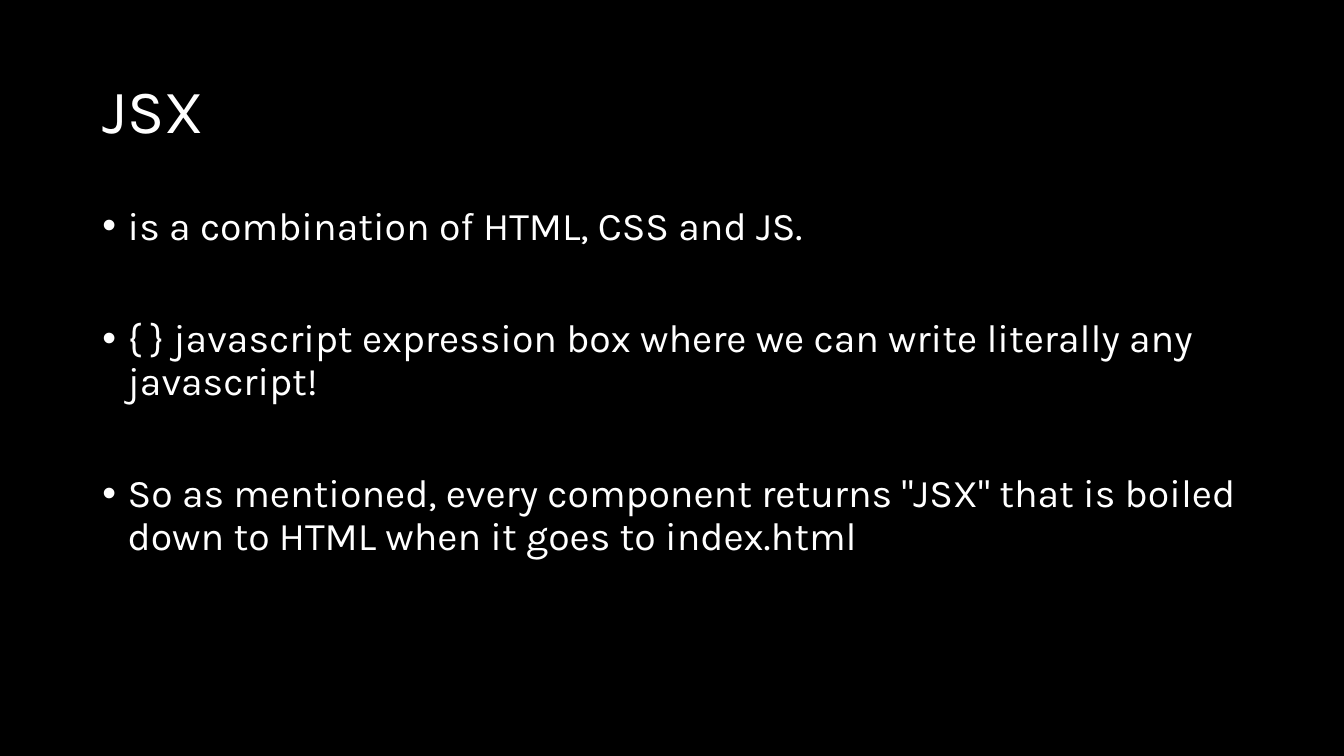
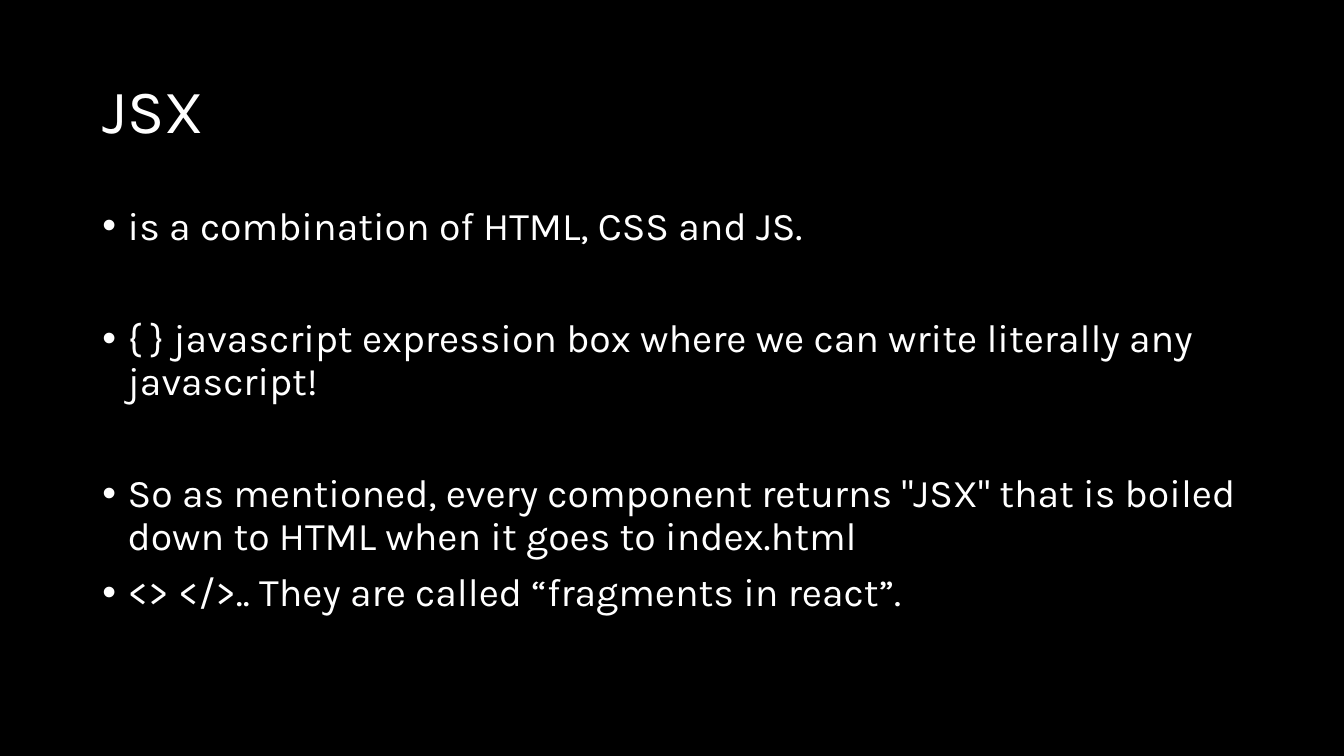
Before and after one commit to natiquekeyin/fall2025, a slide deck: slide 11 of JavaScript/Week10/Week10.pptx. Drawn at 1344x756 pixels with LibreOffice and Linux fonts; fonts in the diff are those of the drawing. Boxes give left, top, right and bottom in pixels: in the first picture for what was removed or moved away, otherwise in the second. Text is boxed around its words. In the diff, an @@ line names an element or a change of style, - is before the commit and + after.

Commit message:
ppt change

```diff
--- a/JavaScript/Week10/Week10.pptx
+++ b/JavaScript/Week10/Week10.pptx
@@ text at (259,579,901,616): paragraph added @@
+• <> </>.. They are called “fragments in react”.
```
